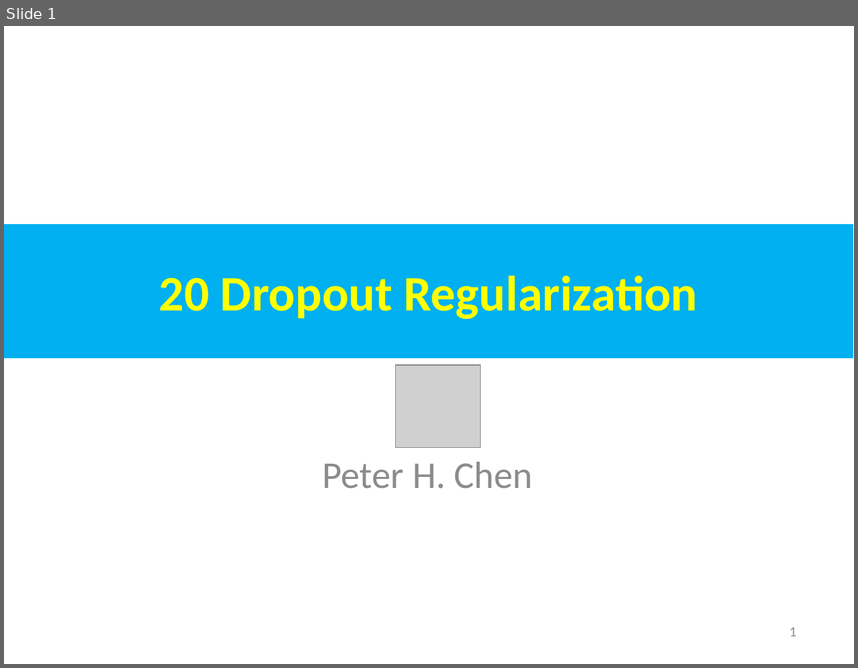
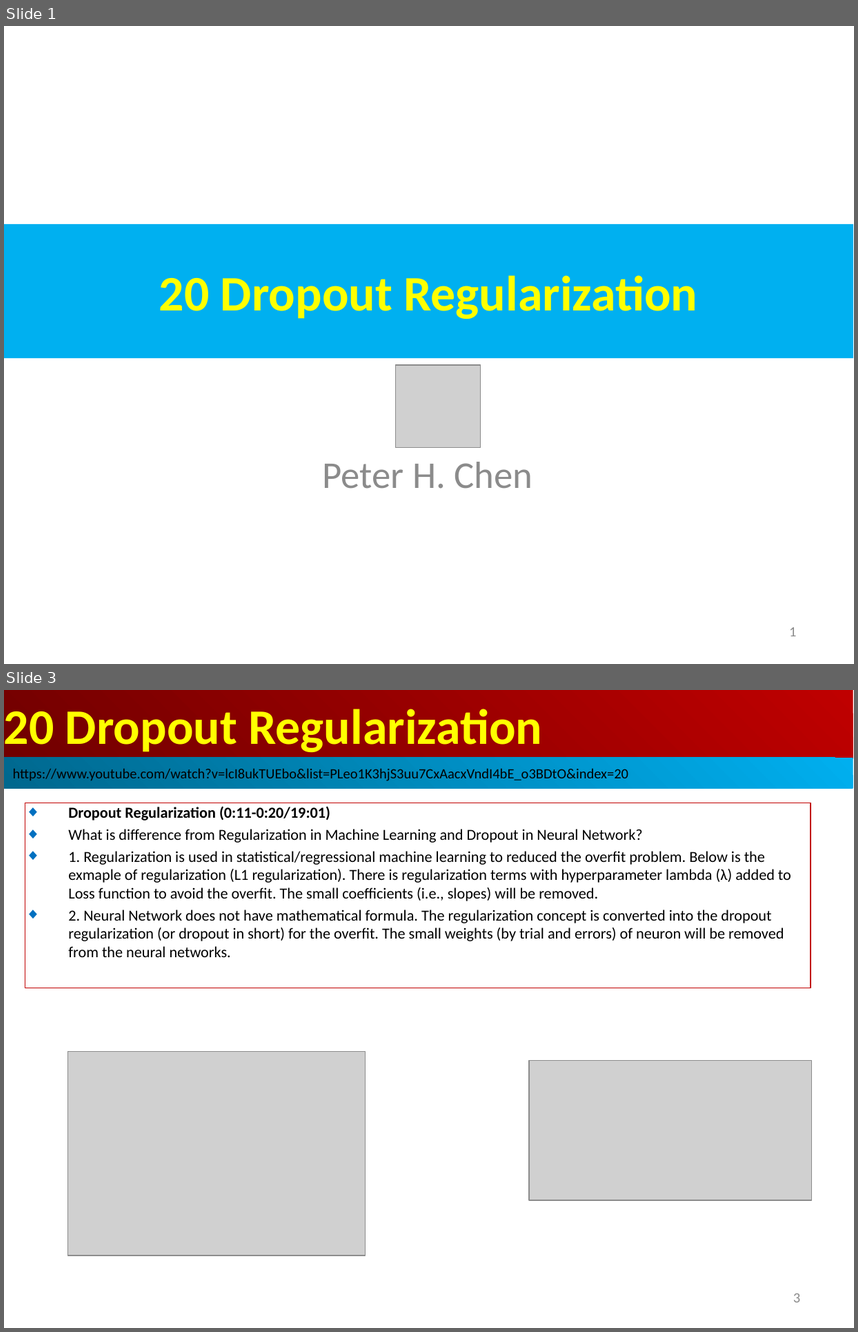
Before and after one commit to peterhchen/AIU_CS512_DL, a slide deck: 000_Lecture_Project/week10/001_Video/20.01_Dropout.ppt. Shown one above the other, each under a label of ours: slide 1 before the commit, slides 1 and 3 after it; the slides between them are not shown. The pictures are 858x668 and 858x1332 pixels, drawn with LibreOffice and Linux fonts; fonts in the diff are those of the drawing; grey boxes stand for pictures. Boxes give left, top, right and bottom in pixels: in the first picture for what was removed or moved away, otherwise in the second. Text is boxed around its words. In the diff, an @@ line names an element or a change of style, - is before the commit and + after.

```diff
--- a/000_Lecture_Project/week10/001_Video/20.01_Dropout.ppt
+++ b/000_Lecture_Project/week10/001_Video/20.01_Dropout.ppt
@@ slide 3 added at box(4, 690, 854, 1328), background #FFFFFF @@
@@ rectangle added at box(4, 690, 853, 759), fill gradient #BF0000 to #710000, 42 pt, text #FFFF00, bold @@
+20 Dropout Regularization
@@ rectangle added at box(4, 757, 853, 788), fill gradient #00AFEF to #00688E, 12 pt, text #000000 @@
+https://www.youtube.com/watch?v=lcI8ukTUEbo&list=PLeo1K3hjS3uu7CxAacxVndI4bE_o3BDtO&index=20
@@ rectangle added at box(25, 803, 811, 987), outline #C00000 0.74 pt, 13 pt, text #000000 @@
+◆ Dropout Regularization (0:11-0:20/19:01)
+◆ What is difference from Regularization in Machine Learning and Dropout in Neural Network?
+◆ 1. Regularization is used in statistical/regressional machine learning to reduced the overfit problem. Below is the exmaple of regularization (L1 regularization). There is regularization terms with hyperparameter lambda (λ) added to Loss function to avoid the overfit. The small coefficients (i.e., slopes) will be removed.
+◆ 2. Neural Network does not have mathematical formula. The regularization concept is converted into the dropout regularization (or dropout in short) for the overfit. The small weights (by trial and errors) of neuron will be removed from the neural networks.
@@ picture added at box(67, 1052, 366, 1255) @@
@@ picture added at box(529, 1060, 811, 1200) @@
@@ page number added at box(793, 1293, 800, 1302), 12 pt, text #8B8B8B @@
+3
```
Also in this commit, not shown: 4 slides changed, 1 other slide added.
